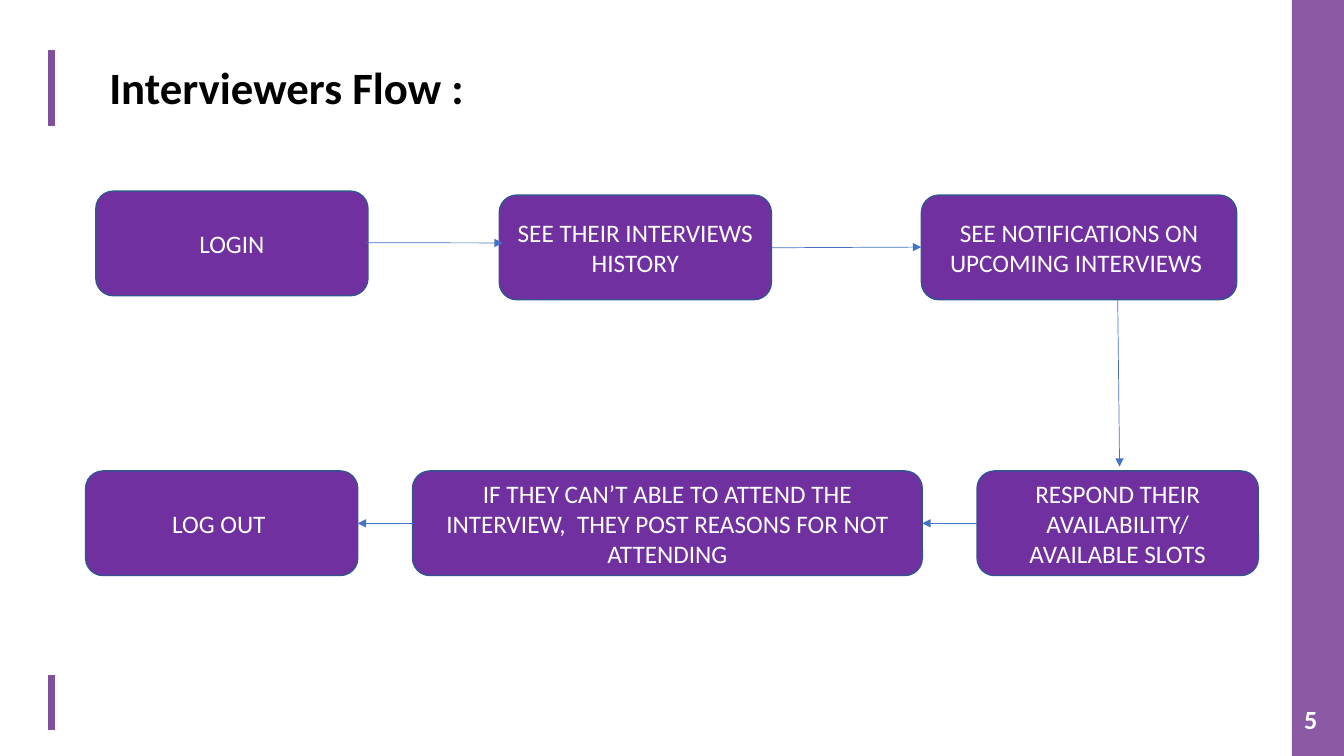
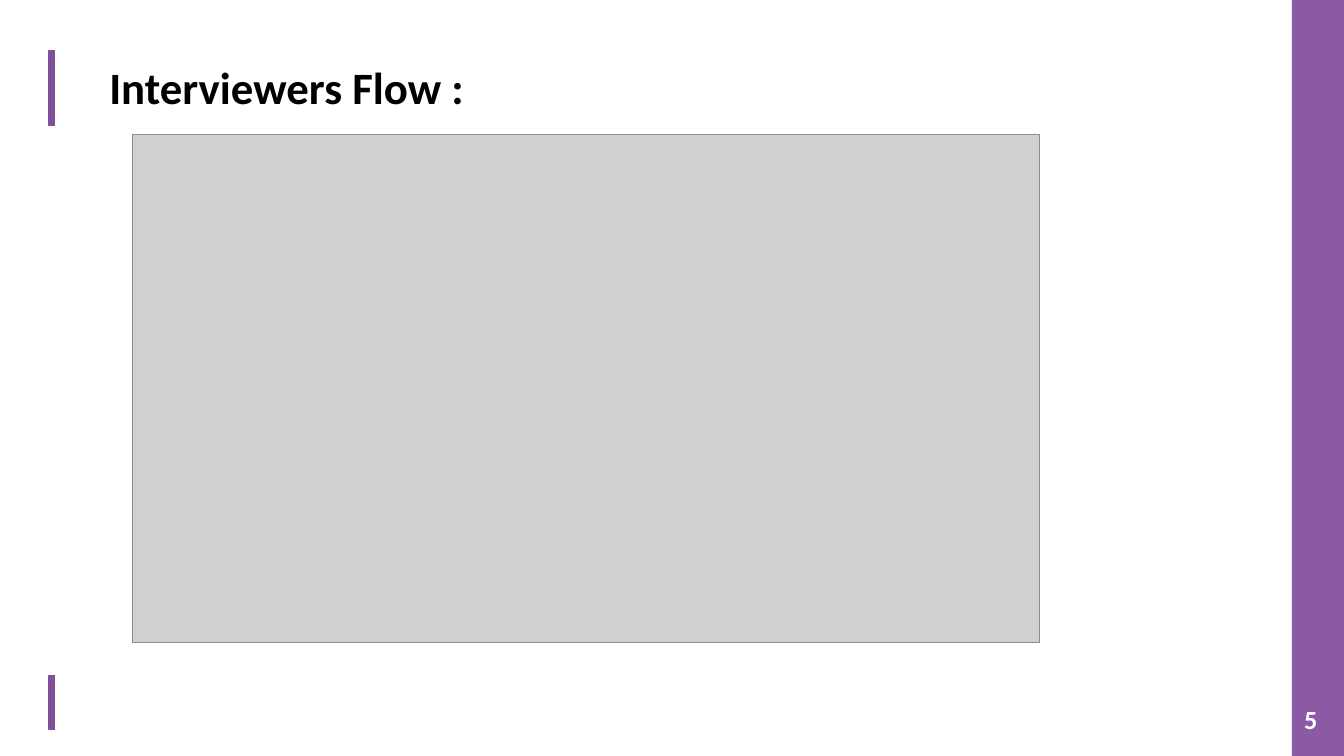
Before and after one commit to TeamAlpha01/Project, a slide deck: slide 5 of Team Alpha User Flow Presentation.pptx. Drawn at 1344x756 pixels with LibreOffice and Linux fonts; fonts in the diff are those of the drawing; grey boxes stand for pictures; background and template pictures are left out. Boxes give left, top, right and bottom in pixels: in the first picture for what was removed or moved away, otherwise in the second. Text is boxed around its words. In the diff, an @@ line names an element or a change of style, - is before the commit and + after.

```diff
--- a/Team Alpha User Flow Presentation.pptx
+++ b/Team Alpha User Flow Presentation.pptx
@@ picture added at (x1=133, y1=134, x2=1041, y2=643) @@
@@ rounded rectangle removed at (x1=96, y1=192, x2=368, y2=296) @@
-LOGIN
@@ rounded rectangle removed at (x1=499, y1=196, x2=771, y2=300) @@
-SEE THEIR INTERVIEWS HISTORY
@@ rounded rectangle removed at (x1=922, y1=196, x2=1237, y2=300) @@
-SEE NOTIFICATIONS ON UPCOMING INTERVIEWS
@@ arrow removed from (366, 243) to (503, 243) @@
@@ arrow removed from (772, 248) to (922, 247) @@
@@ arrow removed from (1118, 299) to (1120, 467) @@
@@ rounded rectangle removed at (x1=86, y1=471, x2=358, y2=576) @@
-LOG OUT
@@ rounded rectangle removed at (x1=412, y1=471, x2=923, y2=576) @@
-IF THEY CAN’T ABLE TO ATTEND THE INTERVIEW, THEY POST REASONS FOR NOT ATTENDING
@@ rounded rectangle removed at (x1=977, y1=471, x2=1258, y2=576) @@
-RESPOND THEIR AVAILABILITY/ AVAILABLE SLOTS
@@ arrow removed from (412, 523) to (358, 523) @@
@@ arrow removed from (977, 523) to (923, 523) @@
```
Also in this commit, not shown: 3 other slides changed.
